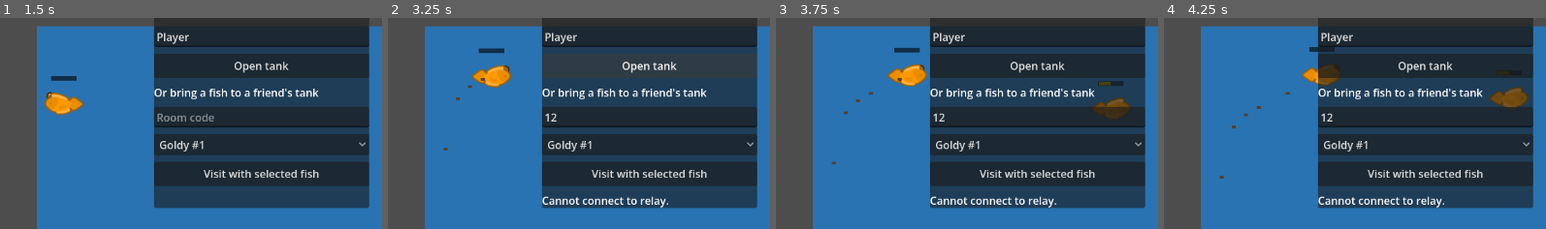
Above: before the commit, frames 1-4 (left to right).
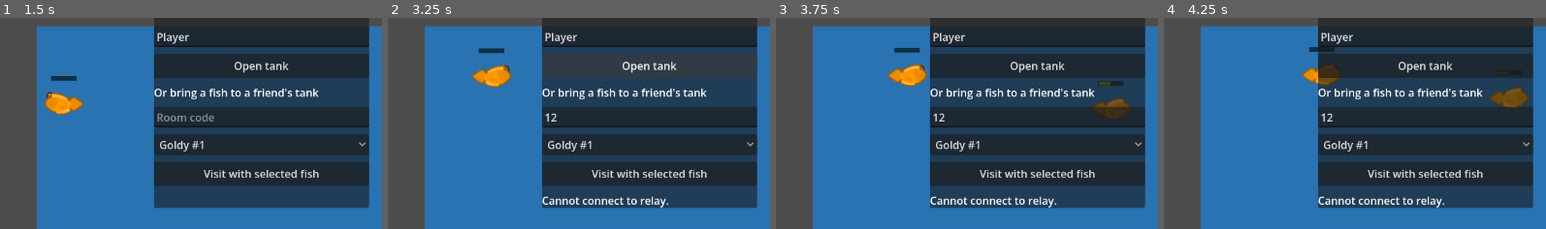
Above: after the commit, the same moments.

Repository: dilllxd/zachanddylangame
Game: Godot game, scene res://tests/PathingTest.tscn
Same seed, same stepped clock (60 frames per second), same inputs: the game is played once before the commit and once after it. This scene is started directly instead of the project's main scene.
Inputs (mouse positions are % of the whole screen's width and height, from its top left):
- Up to frame 1 (1.5 s): click "Fish shop" at 0.5 s; click "Visit tanks" at 1.25 s
- Up to frame 2 (3.25 s): click (44, 35) at 2.02 s; type "12" at 2.1 s; click "Open tank" at 2.75 s
- Up to frame 3 (3.75 s): click "Buy" at 3.5 s
- Up to frame 4 (4.25 s): no input
The pictures show only the part of the screen within x 10-60%, y 12-62%; the shares and areas given below are measured in that part.

Frame 1 is identical in both runs. In frame 2, less than 0.1% of the frame differs, in the area x 14-26%, y 28-63%; in frame 3, less than 0.1%, in the area x 14-33%, y 28-70%; in frame 4, less than 0.1%.

Commit message:
Replace waste recycling with glass algae scrubber and add regression tests

Diff:
--- a/data/upgrades/roomba.tres
+++ b/data/upgrades/roomba.tres
@@ -6,4 +6,4 @@
 script = ExtResource("1")
 name = "Sand Roomba"
 cost = 150
-description = "Recycles 3 scraps into half-value food. Enables up to 8 hours of offline earnings."
+description = "Cleans glass algae into half-value food. Enables up to 8 hours of offline earnings."
--- /dev/null
+++ b/scenes/feeder/Algae.gd
@@ -0,0 +1,41 @@
+extends Node2D
+## Glass-edge algae grows independently of feeding, even before buying a scrubber.
+const CAP := 48
+const GROW_SECONDS := 12.0
+var elapsed := 0.0
+var tank: Node2D
+var edge: Rect2
+var perimeter: float
+func _ready() -> void:
+	tank = get_parent().get_parent()
+	edge = tank.bounds.grow(-8.0)
+	perimeter = 2.0 * (edge.size.x + edge.size.y)
+func _process(delta: float) -> void:
+	elapsed += delta
+	if elapsed >= GROW_SECONDS:
+		elapsed = fmod(elapsed, GROW_SECONDS)
+		grow_patch()
+func point_at(offset: float) -> Vector2:
+	var d := fposmod(offset, perimeter)
+	if d < edge.size.x:
+		return edge.position + Vector2(d, 0)
+	d -= edge.size.x
+	if d < edge.size.y:
+		return Vector2(edge.end.x, edge.position.y + d)
+	d -= edge.size.y
+	if d < edge.size.x:
+		return edge.end - Vector2(d, 0)
+	d -= edge.size.x
+	return Vector2(edge.position.x, edge.end.y - d)
+func grow_patch(offset: float = -1.0) -> Node2D:
+	if get_child_count() >= CAP:
+		return null
+	var along := randf() * perimeter if offset < 0.0 else fposmod(offset, perimeter)
+	var patch := Polygon2D.new()
+	patch.polygon = PackedVector2Array([Vector2(-10,-3),Vector2(-6,-7),Vector2(0,-5),Vector2(5,-8),Vector2(11,-2),Vector2(8,5),Vector2(1,7),Vector2(-8,5)])
+	patch.color = Color(0.25, 0.55, 0.2, 0.55)
+	patch.position = point_at(along)
+	patch.scale = Vector2.ONE * randf_range(0.7, 1.3)
+	patch.set_meta("along", along)
+	add_child(patch)
+	return patch
--- a/scenes/feeder/Mess.gd
+++ /dev/null
@@ -1,7 +0,0 @@
-extends Sprite2D
-var floor_y := 390.0
-func _ready() -> void:
-	texture = preload("res://assets/feeder/mess.png")
-	texture_filter = CanvasItem.TEXTURE_FILTER_NEAREST
-func _process(delta: float) -> void:
-	position.y = minf(position.y + 42.0 * delta, floor_y)
--- a/scenes/feeder/Roomba.gd
+++ b/scenes/feeder/Roomba.gd
@@ -1,40 +1,47 @@
 extends Sprite2D
-## Three scraps become one recycled, half-value pellet.
+## A slow glass-edge scrubber. Three algae patches become one half-value pellet.
 const PIECES_PER_PELLET := 3
 var collected := 0
 var produced := 0
-var direction := 1.0
 var tank: Node2D
+var algae: Node2D
+var along := 0.0
 var cooldown := 0.0
 func _ready() -> void:
 	tank = get_parent().get_parent()
+	algae = get_parent().get_node("Algae")
 	texture = preload("res://assets/feeder/roomba.png")
 	texture_filter = CanvasItem.TEXTURE_FILTER_NEAREST
-	position = Vector2(tank.bounds.get_center().x, tank.bounds.end.y - 8.0)
+	along = algae.edge.size.x + algae.edge.size.y + algae.edge.size.x * 0.5
+	position = algae.point_at(along)
 func _process(delta: float) -> void:
 	cooldown = maxf(0.0, cooldown - delta)
 	var target: Node2D
 	var distance := INF
-	for scrap in get_parent().get_node("Mess").get_children():
-		if scrap.is_queued_for_deletion() or scrap.position.y < scrap.floor_y - 1.0:
+	var travel := 1.0
+	for patch in algae.get_children():
+		if patch.is_queued_for_deletion():
 			continue
-		var d: float = absf(scrap.position.x - position.x)
-		if d < distance:
-			distance = d
-			target = scrap
+		var diff: float = fposmod(float(patch.get_meta("along")) - along + algae.perimeter * 0.5, algae.perimeter) - algae.perimeter * 0.5
+		if absf(diff) < distance:
+			distance = absf(diff)
+			travel = signf(diff)
+			target = patch
 	if is_instance_valid(target):
-		position.x = move_toward(position.x, target.position.x, 55.0 * delta)
-		if absf(position.x - target.position.x) < 9.0 and cooldown <= 0.0:
+		along = fposmod(along + travel * minf(32.0 * delta, distance), algae.perimeter)
+		if distance < 9.0 and cooldown <= 0.0:
 			target.queue_free()
 			collected += 1
 			cooldown = 0.8
 			if collected >= PIECES_PER_PELLET:
 				collected -= PIECES_PER_PELLET
 				produced += 1
-				# Eject above the floor so fish can chase the recycled food.
-				tank.drop_food(Vector2(position.x, position.y - 70.0), null, 0.5)
+				var drop: Vector2 = algae.point_at(along).move_toward(tank.bounds.get_center(), 65.0)
+				tank.drop_food(drop, null, 0.5)
 	else:
-		position.x += direction * 18.0 * delta
-		if position.x <= tank.bounds.position.x + 16.0 or position.x >= tank.bounds.end.x - 16.0:
-			direction *= -1.0
-	position.x = clampf(position.x, tank.bounds.position.x + 16.0, tank.bounds.end.x - 16.0)
+		along = fposmod(along + 16.0 * delta, algae.perimeter)
+	var next: Vector2 = algae.point_at(along)
+	var direction: Vector2 = next - position
+	if direction.length_squared() > 0.001:
+		rotation = direction.angle()
+	position = next
--- a/scenes/fish/Fish.gd
+++ b/scenes/fish/Fish.gd
@@ -75,6 +75,4 @@
 	bar.show_after_eating()
 	seeker.food_target = null
 	Net.payout(self, payout, feeder)
-	if randf() < 0.5:
-		tank.add_mess(position)
 	movement.pick_wander_target()
--- a/scenes/food/FoodPellet.gd
+++ b/scenes/food/FoodPellet.gd
@@ -7,7 +7,7 @@
 ## 1.0 = manual click, autofeeder will drop pellets with a lower multiplier
 var payout_mult: float = 1.0
 var claimed_by: Node = null  # stops every fish piling onto one pellet
-## Uneaten food becomes recyclable mess after resting on the floor.
+## Landed pellets fade during the last three seconds, then disappear.
 @export var lifetime: float = 20.0
 var _rest_time := 0.0
 
@@ -19,8 +19,8 @@
 		position.y = min(position.y + sink_speed * delta, floor_y)
 	else:
 		_rest_time += delta
+		modulate.a = clampf((lifetime - _rest_time) / 3.0, 0.0, 1.0)
 		if _rest_time >= lifetime:
-			get_tree().get_first_node_in_group("tank").add_mess(position)
 			eat()
 
 ## where this pellet will be in t seconds (for leading the chase)
--- a/scenes/tank/Tank.gd
+++ b/scenes/tank/Tank.gd
@@ -19,15 +19,6 @@
 func ensure_roomba() -> void:
 	if GameState.upgrades.get("roomba", false) and not $Maintenance.has_node("Roomba"):
 		$Maintenance.add_child(preload("res://scenes/feeder/Roomba.tscn").instantiate())
-
-func add_mess(point: Vector2) -> void:
-	if Net.visiting() or $Maintenance/Mess.get_child_count() >= 80:
-		return
-	var mess := Sprite2D.new()
-	mess.set_script(preload("res://scenes/feeder/Mess.gd"))
-	mess.position = point.clamp(bounds.position, bounds.end)
-	mess.floor_y = bounds.end.y
-	$Maintenance/Mess.add_child(mess)
 
 func floor_at(x: float, from_y: float) -> float:
 	var top: float = navigator.decor_top(x)
--- a/scenes/tank/Tank.tscn
+++ b/scenes/tank/Tank.tscn
@@ -9,6 +9,7 @@
 [ext_resource type="Texture2D" path="res://assets/tank/seaweed_pink.png" id="8"]
 [ext_resource type="Texture2D" path="res://assets/tank/seaweed_tall.png" id="9"]
 [ext_resource type="Script" path="res://scenes/tank/Navigator.gd" id="10"]
+[ext_resource type="Script" path="res://scenes/feeder/Algae.gd" id="algae"]
 
 [node name="Tank" type="Node2D" unique_id=1340685501]
 script = ExtResource("1")
@@ -110,4 +111,5 @@
 
 [node name="Maintenance" type="Node2D" parent="." unique_id=1830282566]
 
-[node name="Mess" type="Node2D" parent="Maintenance" unique_id=1575696160]
+[node name="Algae" type="Node2D" parent="Maintenance" unique_id=1575696160]
+script = ExtResource("algae")
--- a/scenes/ui/Shop.gd
+++ b/scenes/ui/Shop.gd
@@ -27,7 +27,7 @@
 	heading.text = "Upgrades"
 	rows.add_child(heading)
 	var detail := Label.new()
-	detail.text = "Sand Roomba · $150\n3 scraps = half-value food\nOffline earnings, up to 8 hours"
+	detail.text = "Sand Roomba · $150\nCleans 3 algae = half-value food\nOffline earnings, up to 8 hours"
 	rows.add_child(detail)
 	_roomba_button = Button.new()
 	_roomba_button.custom_minimum_size.y = 44
--- /dev/null
+++ b/tests/AlgaeTest.gd
@@ -0,0 +1,95 @@
+extends SceneTree
+func _initialize() -> void:
+	call_deferred("run")
+func check(ok: bool, text: String) -> void:
+	if not ok:
+		push_error(text)
+		quit(1)
+		assert(ok, text)
+	print("PASS ", text)
+func run() -> void:
+	var sm = root.get_node("SaveManager")
+	var gs = root.get_node("GameState")
+	var net = root.get_node("Net")
+	var main = load("res://scenes/main/Main.tscn").instantiate()
+	root.add_child(main)
+	await process_frame
+	var tank = get_first_node_in_group("tank")
+	var shop = main.get_node("UI/Shop")
+	gs.money = 500
+	shop._buy_roomba()
+	check(gs.money == 350 and gs.upgrades.get("roomba"), "roomba costs 150")
+	shop._buy_roomba()
+	check(gs.money == 350 and tank.get_node("Maintenance").has_node("Roomba"), "single purchase")
+	var robot = tank.get_node("Maintenance/Roomba")
+	tank.get_node("Fishes").process_mode = Node.PROCESS_MODE_DISABLED
+	var algae = tank.get_node("Maintenance/Algae")
+	check(algae.get_child_count() == 0, "no initial waste")
+	algae._process(12.0)
+	check(algae.get_child_count() == 1, "algae grows with time not feeding")
+	for patch in algae.get_children():
+		patch.free()
+	for i in 3:
+		algae.grow_patch(robot.along)
+	await create_timer(2.5).timeout
+	check(robot.produced == 1 and robot.collected == 0, "three algae patches produce pellet")
+	var pellet = tank.get_node("Food").get_child(0)
+	check(pellet.payout_mult == 0.5 and pellet.position.y < tank.bounds.end.y, "half payout ejected food")
+	pellet.position.y = pellet.floor_y
+	pellet.lifetime = 0.01
+	await create_timer(0.1).timeout
+	check(tank.get_node("Food").get_child_count() == 0 and algae.get_child_count() == 0, "old food expires without waste")
+	tank.drop_food(Vector2(100, 100))
+	var fading = tank.get_node("Food").get_child(0)
+	fading.position.y = fading.floor_y
+	fading._rest_time = 18.0
+	fading._process(0.1)
+	check(fading.modulate.a < 1.0 and fading.modulate.a > 0.0, "landed food fades")
+	fading.queue_free()
+	paused = true
+	var pos = robot.position
+	await create_timer(0.2, true).timeout
+	check(robot.position == pos, "pause freezes roomba")
+	paused = false
+	net.mode = "visitor"
+	net._show_visit()
+	check(not tank.get_node("Maintenance").visible and tank.get_node("Maintenance").process_mode == Node.PROCESS_MODE_DISABLED, "maintenance hidden frozen away")
+	net.leave()
+	check(tank.get_node("Maintenance").visible, "maintenance restored home")
+	for i in 100:
+		algae.grow_patch()
+	check(algae.get_child_count() == 48, "algae cap48")
+	robot.along = algae.edge.size.x + 50.0
+	robot._process(0.01)
+	check(robot.position.x > tank.bounds.end.x - 20.0 and robot.position.y < tank.bounds.end.y - 20.0, "roomba climbs side wall")
+	sm.save_game()
+	var record = JSON.parse_string(FileAccess.get_file_as_string(sm.SAVE_PATH))
+	record.saved_at = int(Time.get_unix_time_from_system()) - 3600
+	var file = FileAccess.open(sm.SAVE_PATH, FileAccess.WRITE)
+	file.store_string(JSON.stringify(record))
+	file.close()
+	main.free()
+	main = load("res://scenes/main/Main.tscn").instantiate()
+	root.add_child(main)
+	await process_frame
+	check(gs.money == 530, "one hour Goldy offline credits 180")
+	check(get_first_node_in_group("tank").get_node("Maintenance").has_node("Roomba"), "ownership restored")
+	record = JSON.parse_string(FileAccess.get_file_as_string(sm.SAVE_PATH))
+	check(record.money == 530 and absf(Time.get_unix_time_from_system() - record.saved_at) < 5, "credit timestamp persisted")
+	main.free()
+	main = load("res://scenes/main/Main.tscn").instantiate()
+	root.add_child(main)
+	await process_frame
+	check(gs.money == 530, "reload does not double credit")
+	var resources: Array[FishData] = [load("res://data/fish/goldfish.tres")]
+	record.saved_at = int(Time.get_unix_time_from_system()) - 86400
+	check(sm.offline_credit(record, resources) == 1440, "offline capped at eight hours")
+	record.saved_at = int(Time.get_unix_time_from_system()) + 500
+	check(sm.offline_credit(record, resources) == 0, "future timestamp zero")
+	gs.upgrades = {}
+	record.saved_at = 0
+	check(sm.offline_credit(record, resources) == 0, "no roomba no offline")
+	sm.enabled = false
+	main.free()
+	print("ROOMBA TESTS PASSED")
+	quit()
--- /dev/null
+++ b/tests/MergeTest.gd
@@ -0,0 +1,108 @@
+extends SceneTree
+var main: Node
+var tank: Node
+var sm: Node
+var gs: Node
+var FISH: PackedScene
+func _initialize() -> void:
+	call_deferred("run")
+func check(ok: bool, text: String) -> void:
+	if not ok:
+		push_error(text)
+		quit(1)
+		assert(ok, text)
+	print("PASS ", text)
+func spawn(data: FishData, tier: int) -> Node:
+	var f = FISH.instantiate()
+	f.data = data
+	f.tier = tier
+	f.position = Vector2(200, 100)
+	tank.get_node("Fishes").add_child(f)
+	f.fullness = 0.5
+	return f
+func run() -> void:
+	FISH = load("res://scenes/fish/Fish.tscn")
+	sm = root.get_node("SaveManager")
+	gs = root.get_node("GameState")
+	main = load("res://scenes/main/Main.tscn").instantiate()
+	root.add_child(main)
+	await process_frame
+	tank = get_first_node_in_group("tank")
+	var data = load("res://data/fish/goldfish.tres")
+	var own = tank.get_node("Fishes").get_child(0)
+	own.fullness = 0.5
+	spawn(data, 0)
+	var third = spawn(data, 0)
+	var guest = spawn(data, 0)
+	guest.set_meta("visitor", "test")
+	gs.money = 49
+	check(tank.merge_fish(data, 0) == null and gs.money == 49, "insufficient funds rejected atomically")
+	var shop = main.get_node("UI/Shop")
+	shop._refresh_merges()
+	check(shop._merge_rows.get_child(-1).disabled, "merge button disabled below fee")
+	gs.money = 100
+	shop._refresh_merges()
+	check(not shop._merge_rows.get_child(-1).disabled, "merge affordable UI")
+	paused = true
+	check(tank.merge_fish(data, 0) == null, "paused merge blocked")
+	paused = false
+	root.get_node("Net").mode = "visitor"
+	check(tank.merge_fish(data, 0) == null, "away merge blocked")
+	root.get_node("Net").mode = ""
+	third.tier = 1
+	check(tank.merge_fish(data, 0) == null, "mixed tiers and visitor excluded")
+	third.tier = 0
+	var merged = tank.merge_fish(data, 0)
+	check(merged != null and merged.tier == 1 and gs.money == 50, "3 Goldys plus 50 becomes Golden Goldy")
+	check(tank.get_node("Fishes").get_child_count() == 2 and is_instance_valid(guest), "exactly 3 owned consumed guest untouched")
+	check(is_equal_approx(merged.fullness, 0.5), "fullness averaged")
+	check(FishTier.title(data, merged.tier) == "Golden Goldy" and FishTier.payout(data, merged.tier) == 20, "name and quadruple payout")
+	tank.drop_food(Vector2(200, 100), null, 0.5)
+	merged.eat(tank.get_node("Food").get_child(-1))
+	check(gs.money == 60, "recycled pellet uses tier payout")
+	guest.get_parent().remove_child(guest)
+	guest.queue_free()
+	sm.save_game()
+	var record = JSON.parse_string(FileAccess.get_file_as_string(sm.SAVE_PATH))
+	check(record.fish.size() == 1 and record.fish[0].tier == 1 and record.money == 60, "merge saved immediately")
+	main.free()
+	main = load("res://scenes/main/Main.tscn").instantiate()
+	root.add_child(main)
+	await process_frame
+	tank = get_first_node_in_group("tank")
+	merged = tank.get_node("Fishes").get_child(0)
+	check(merged.tier == 1 and gs.money == 60, "tier persists on reload")
+	gs.upgrades = {"roomba": true}
+	record.saved_at = int(Time.get_unix_time_from_system()) - 3600
+	var resources: Array[FishData] = [data]
+	check(sm.offline_credit(record, resources) == 600, "tiered offline 600 per hour")
+	gs.money = 100000
+	for tier in [1, 2]:
+		spawn(data, tier)
+		spawn(data, tier)
+		var before = gs.money
+		merged = tank.merge_fish(data, tier)
+		check(merged != null and merged.tier == tier + 1 and gs.money == before - FishTier.fee(data, tier), "next tier fee " + str(tier))
+	check(FishTier.title(data, 3) == "Royal Goldy" and FishTier.payout(data, 3) == 320, "Royal tier pays 320")
+	spawn(data, 3)
+	spawn(data, 3)
+	check(tank.merge_fish(data, 3) == null, "max tier cannot merge")
+	sm.save_game()
+	record = JSON.parse_string(FileAccess.get_file_as_string(sm.SAVE_PATH))
+	for entry in record.fish:
+		entry.erase("tier")
+	record.upgrades = {}
+	var file = FileAccess.open(sm.SAVE_PATH, FileAccess.WRITE)
+	file.store_string(JSON.stringify(record))
+	file.close()
+	main.free()
+	main = load("res://scenes/main/Main.tscn").instantiate()
+	root.add_child(main)
+	await process_frame
+	tank = get_first_node_in_group("tank")
+	check(tank.get_node("Fishes").get_child(0).tier == 0, "old save migrates tier zero")
+	check(not FishTier.valid(-1) and not FishTier.valid(4) and not FishTier.valid(1.5) and not FishTier.valid("1"), "invalid tiers rejected")
+	sm.enabled = false
+	main.free()
+	print("MERGE TESTS PASSED")
+	quit()
Binary file removed: assets/feeder/mess.png
Not shown, removed: assets/feeder/mess.png.import
Not shown, added: scenes/feeder/Algae.gd.uid
Not shown, removed: scenes/feeder/Mess.gd.uid
Not shown, added: tests/AlgaeTest.gd.uid
Not shown, added: tests/MergeTest.gd.uid
